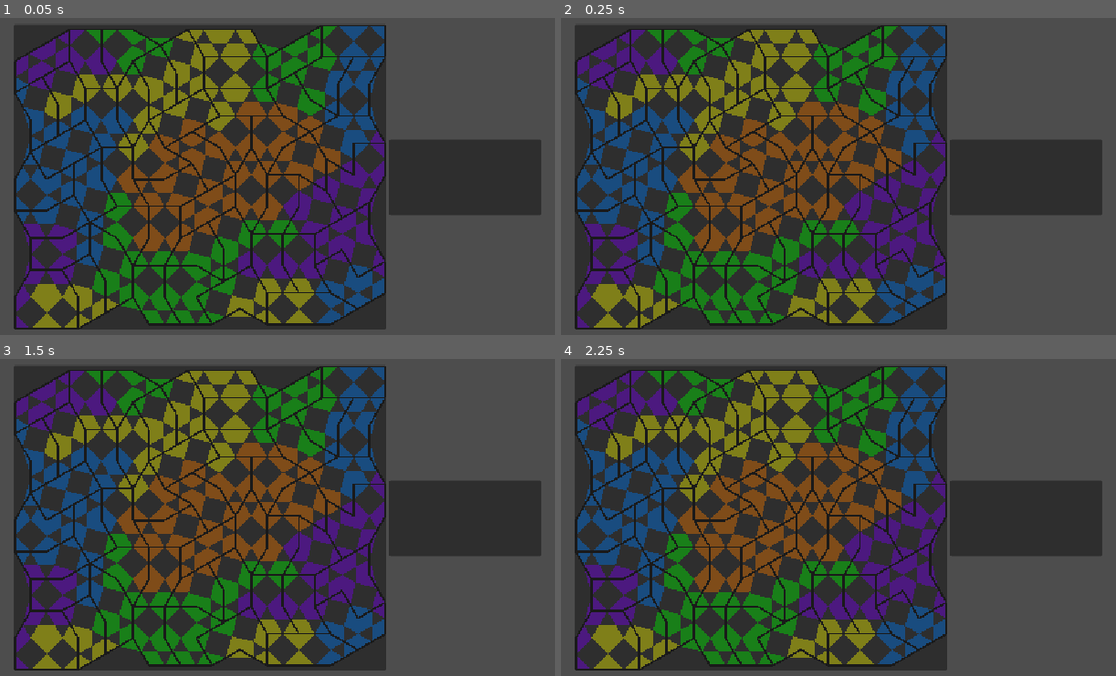
Above: before the commit, frames 1-4 (two rows, left to right).
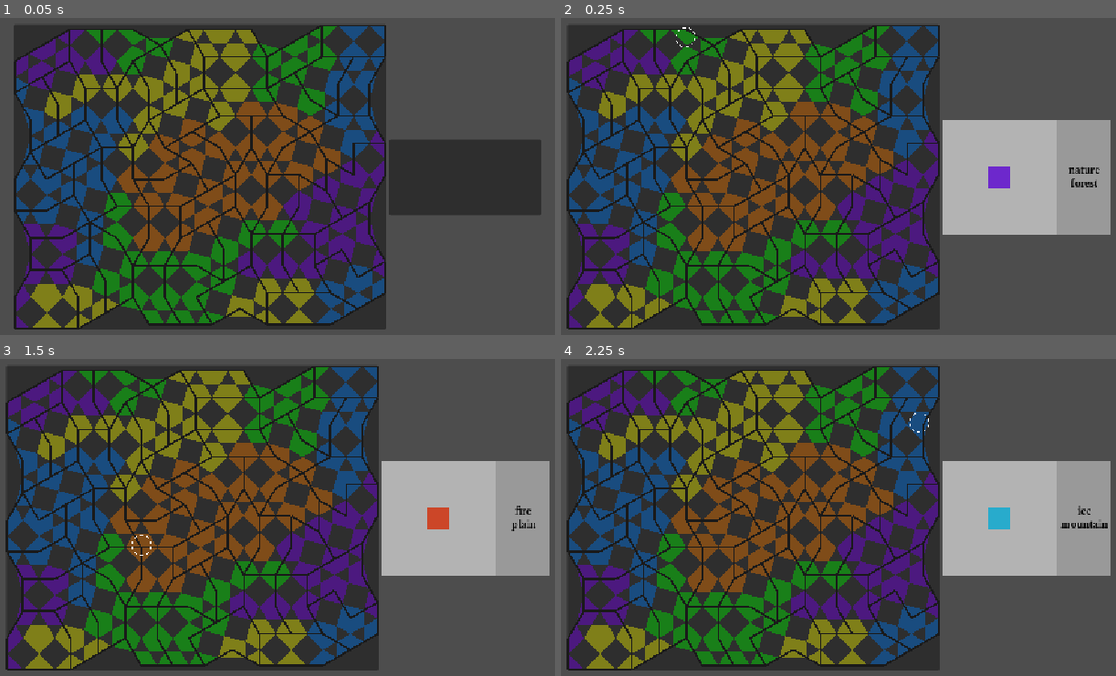
Above: after the commit, the same moments.

Repository: Pe3Hu/waru
Game: Godot game, scene res://entities/world/world.tscn
Same seed, same stepped clock (60 frames per second), same inputs: the game is played once before the commit and once after it.
Inputs (mouse positions are in pixels of both pictures, inside the frame that each line leads up to):
- Up to frame 1 (0.05 s): no input
- Up to frame 2 (0.25 s): no input
- Up to frame 3 (1.5 s): tap Enter at 0.5 s; move the mouse to (438, 498) at 0.52 s; press the mouse at (438, 498) at 0.53 s; tap Space at 1.25 s; move the mouse to (133, 539) at 1.27 s; release the mouse at (133, 539) at 1.28 s; click (133, 539) at 1.35 s
- Up to frame 4 (2.25 s): tap Enter at 2 s; move the mouse to (910, 428) at 2.02 s; press the mouse at (910, 428) at 2.03 s

Frame 1 is identical in both runs. In frame 2, 39% of the frame differs, in the area x 0-100%, y 2-99%; in frame 3, 39%; in frame 4, 39%.

Commit message:
version 0.1.5
1. Ring, Habitat entities added.

Diff:
--- /dev/null
+++ b/entities/expedition/info/habitat/habitat.gd
@@ -0,0 +1,18 @@
+class_name Habitat
+extends Area2D
+
+
+@export var ring: RingResource
+
+var resource: HabitatResource:
+	set(value_):
+		resource = value_
+
+		init_vertexs()
+
+
+func init_vertexs() -> void:
+	%Kind.color = Color.from_hsv(randf(), 0.8, 0.8)
+	%Kind.polygon = resource.vertexs
+	%CollisionPolygon2D.polygon = resource.vertexs
+	pass
--- /dev/null
+++ b/entities/expedition/info/habitat/habitat.tscn
@@ -0,0 +1,15 @@
+[gd_scene load_steps=2 format=3 uid="uid://rycy3425kag1"]
+
+[ext_resource type="Script" uid="uid://bjgddr75q56gd" path="res://entities/expedition/info/habitat/habitat.gd" id="1_fohfe"]
+
+[node name="Habitat" type="Area2D"]
+script = ExtResource("1_fohfe")
+
+[node name="CollisionPolygon2D" type="CollisionPolygon2D" parent="."]
+unique_name_in_owner = true
+
+[node name="Kind" type="Polygon2D" parent="."]
+unique_name_in_owner = true
+color = Color(1, 1, 1, 0.462745)
+
+[connection signal="input_event" from="." to="." method="_on_input_event"]
--- /dev/null
+++ b/entities/expedition/info/ring/ring.gd
@@ -0,0 +1,23 @@
+class_name Ring
+extends Node2D
+
+
+@onready var habitat_scene = preload("res://entities/expedition/info/habitat/habitat.tscn")
+
+@export var resource: RingResource:
+	set(value_):
+		resource = value_
+
+		update_habitats()
+
+
+func update_habitats() -> void:
+	while get_child_count() > 0:
+		var habitat = get_child(0)
+		remove_child(habitat)
+		habitat.queue_free()
+
+	for habitat_resource in resource.habitats:
+		var habitat = habitat_scene.instantiate()
+		habitat.resource = habitat_resource
+		add_child(habitat)
--- /dev/null
+++ b/entities/expedition/info/ring/ring.tscn
@@ -0,0 +1,6 @@
+[gd_scene load_steps=2 format=3 uid="uid://b8rapekx4gu56"]
+
+[ext_resource type="Script" uid="uid://c5ki67qhcv2t7" path="res://entities/expedition/info/ring/ring.gd" id="1_fedq1"]
+
+[node name="Ring" type="Node2D"]
+script = ExtResource("1_fedq1")
--- a/entities/expedition/info/source/source_info.gd
+++ b/entities/expedition/info/source/source_info.gd
@@ -5,13 +5,11 @@
 @export var expedition: Expedition
 
 @onready var lair_scene = preload("res://entities/expedition/info/lair/lair.tscn")
-@onready var lairs = %Lairs
 @onready var rings = %Rings
+@onready var ring_panel = %RingPanel
 #@onready var ring_0 = %Ring0
 #@onready var ring_1 = %Ring1
 #@onready var ring_2 = %Ring2
-
-var lair_l: float = 120
 
 var source: Source:
 	set(value_):
@@ -20,55 +18,65 @@
 
 		%Terrain.text = source.resource.biome.terrain
 		%Element.text = source.resource.element
-		update_lairs()
+		#update_lairs()
+		update_habitats()
 		#update_rings()
 
 
+
 func _ready() -> void:
-	lairs.position = rings.custom_minimum_size * 0.5
+	ring_panel.custom_minimum_size = Vector2.ONE * expedition.lattice.resource.ring_l
+	rings.position = ring_panel.custom_minimum_size * 0.5
+	pass
 
-func update_rings() -> void:
-	for _i in source.resource.ring_lairs:
-		var ring = get_node("%Ring" + str(_i))
-		var colors = []
-		var shares = []
+#func update_rings() -> void:
+	#for _i in source.resource.ring_lairs:
+		#var ring = get_node("%Ring" + str(_i))
+		#var colors = []
+		#var shares = []
+		#
+		#for lair in source.resource.ring_lairs[_i]:
+			#colors.append(Global.dict.color.element[lair.breed.element])
+			#shares.append(lair.acreage / lair.source.ring_acreages[_i])
+		#
+		#if shares.size() > 1:
+			#shares.pop_back()
+		#else:
+			#shares[0] += 0.1
+		#
+		#pass
+		#ring.material.set_shader_parameter('num_colors',source.resource.ring_lairs[_i].size())
+		#ring.material.set_shader_parameter('colors',colors)
+		#ring.material.set_shader_parameter('shares',shares)
 
-		for lair in source.resource.ring_lairs[_i]:
-			colors.append(Global.dict.color.element[lair.breed.element])
-			shares.append(lair.acreage / lair.source.ring_acreages[_i])
+#func update_lairs_old() -> void:
+	#var index = 0
+	#
+	#while lairs.get_child_count() > 0:#source.resource.lairs.size():
+		#var lair = lairs.get_child(0)
+		#lairs.remove_child(lair)
+		#lair.queue_free()
+	#
+	#for _i in source.resource.ring_lairs:
+		#for lair_resource in source.resource.ring_lairs[_i]:
+			#var lair
+			#
+			#if lairs.get_child_count() > index:
+				#lair = lairs.get_child(index)
+			#else:
+				#lair = lair_scene.instantiate()
+				#lair.source_info = self
+				#lair.resource = lair_resource
+				#lairs.add_child(lair)
+			#
+			##lair.resou
+			#index += 1
+	#
+	##var a = lairs.get_child_count()
+	#pass
+	#
 
-		if shares.size() > 1:
-			shares.pop_back()
-		else:
-			shares[0] += 0.1
-
-		pass
-		ring.material.set_shader_parameter('num_colors',source.resource.ring_lairs[_i].size())
-		ring.material.set_shader_parameter('colors',colors)
-		ring.material.set_shader_parameter('shares',shares)
-
-func update_lairs() -> void:
-	var index = 0
-
-	while lairs.get_child_count() > 0:#source.resource.lairs.size():
-		var lair = lairs.get_child(0)
-		lairs.remove_child(lair)
-		lair.queue_free()
-
-	for _i in source.resource.ring_lairs:
-		for lair_resource in source.resource.ring_lairs[_i]:
-			var lair
-
-			if lairs.get_child_count() > index:
-				lair = lairs.get_child(index)
-			else:
-				lair = lair_scene.instantiate()
-				lair.source_info = self
-				lair.resource = lair_resource
-				lairs.add_child(lair)
-
-			#lair.resou
-			index += 1
-
-	var a = lairs.get_child_count()
-	pass
+func update_habitats() -> void:
+	for _i in source.resource.rings.size():
+		var ring = %Rings.get_child(_i)
+		ring.resource = source.resource.rings[_i]
--- a/entities/expedition/info/source/source_info.tscn
+++ b/entities/expedition/info/source/source_info.tscn
@@ -1,39 +1,13 @@
-[gd_scene load_steps=11 format=3 uid="uid://bhswxq5kch06a"]
+[gd_scene load_steps=7 format=3 uid="uid://bhswxq5kch06a"]
 
 [ext_resource type="Script" uid="uid://cgo83k000022b" path="res://entities/expedition/info/source/source_info.gd" id="1_ro51e"]
-[ext_resource type="Shader" uid="uid://cxnk7wjo7x4cd" path="res://entities/expedition/info/shaders/ring.gdshader" id="2_20vte"]
+[ext_resource type="PackedScene" uid="uid://b8rapekx4gu56" path="res://entities/expedition/info/ring/ring.tscn" id="2_lsimq"]
 [ext_resource type="FontFile" uid="uid://dismhha17os75" path="res://assets/fonts/Diga-SemiBold.ttf" id="2_vpmxm"]
-[ext_resource type="Shader" uid="uid://bgb1qdndy1rsk" path="res://entities/expedition/info/shaders/border.gdshader" id="3_ag6nq"]
 
 [sub_resource type="StyleBoxFlat" id="StyleBoxFlat_vpmxm"]
 
-[sub_resource type="ShaderMaterial" id="ShaderMaterial_20vte"]
-shader = ExtResource("2_20vte")
-shader_parameter/num_colors = 3
-shader_parameter/colors = PackedColorArray(0.092800006, 0.32, 0.1193067, 1, 0.48, 0.48, 0.16800001, 1, 0.40084332, 0.1353, 0.41, 1)
-shader_parameter/shares = PackedFloat32Array(0.47, 0.295)
-shader_parameter/relative_size = 1.0
-shader_parameter/blur_strength = 0.0
-
-[sub_resource type="ShaderMaterial" id="ShaderMaterial_ag6nq"]
-shader = ExtResource("2_20vte")
-shader_parameter/num_colors = 2
-shader_parameter/colors = PackedColorArray(0.1935, 0.2565666, 0.43, 1, 0.47, 0.07958667, 0.051700007, 1)
-shader_parameter/shares = PackedFloat32Array(0.625, 0)
-shader_parameter/relative_size = 1.0
-shader_parameter/blur_strength = 0.0
-
-[sub_resource type="ShaderMaterial" id="ShaderMaterial_s4lk6"]
-shader = ExtResource("2_20vte")
-shader_parameter/num_colors = 1
-shader_parameter/colors = PackedColorArray(0.10037332, 0.092800006, 0.32, 1)
-shader_parameter/shares = PackedFloat32Array(1.01)
-shader_parameter/relative_size = 1.0
-shader_parameter/blur_strength = 0.00999999977648
-
-[sub_resource type="ShaderMaterial" id="ShaderMaterial_qrbbj"]
-shader = ExtResource("3_ag6nq")
-shader_parameter/density = 7.5
+[sub_resource type="StyleBoxFlat" id="StyleBoxFlat_lsimq"]
+bg_color = Color(0.70380783, 0.70380783, 0.70380783, 1)
 
 [sub_resource type="LabelSettings" id="LabelSettings_20vte"]
 font = ExtResource("2_vpmxm")
@@ -60,48 +34,25 @@
 layout_mode = 2
 alignment = 1
 
-[node name="Rings" type="PanelContainer" parent="HBox"]
+[node name="RingPanel" type="PanelContainer" parent="HBox"]
 unique_name_in_owner = true
-custom_minimum_size = Vector2(120, 120)
 layout_mode = 2
+theme_override_styles/panel = SubResource("StyleBoxFlat_lsimq")
 
-[node name="Lairs" type="Node2D" parent="HBox/Rings"]
+[node name="Rings" type="Node2D" parent="HBox/RingPanel"]
 unique_name_in_owner = true
 
-[node name="Ring2" type="ColorRect" parent="HBox/Rings"]
+[node name="Ring0" parent="HBox/RingPanel/Rings" instance=ExtResource("2_lsimq")]
 unique_name_in_owner = true
-visible = false
-material = SubResource("ShaderMaterial_20vte")
-custom_minimum_size = Vector2(120, 120)
-layout_mode = 2
-size_flags_horizontal = 4
-size_flags_vertical = 4
 
-[node name="Ring1" type="ColorRect" parent="HBox/Rings"]
+[node name="Ring1" parent="HBox/RingPanel/Rings" instance=ExtResource("2_lsimq")]
 unique_name_in_owner = true
-visible = false
-material = SubResource("ShaderMaterial_ag6nq")
-custom_minimum_size = Vector2(80, 80)
-layout_mode = 2
-size_flags_horizontal = 4
-size_flags_vertical = 4
 
-[node name="Ring0" type="ColorRect" parent="HBox/Rings"]
+[node name="Ring2" parent="HBox/RingPanel/Rings" instance=ExtResource("2_lsimq")]
 unique_name_in_owner = true
-visible = false
-material = SubResource("ShaderMaterial_s4lk6")
-custom_minimum_size = Vector2(40, 40)
-layout_mode = 2
-size_flags_horizontal = 4
-size_flags_vertical = 4
-
-[node name="Borders" type="ColorRect" parent="HBox/Rings"]
-visible = false
-material = SubResource("ShaderMaterial_qrbbj")
-layout_mode = 2
-color = Color(0, 0, 0, 0)
 
 [node name="VBox" type="VBoxContainer" parent="HBox"]
+custom_minimum_size = Vector2(80, 0)
 layout_mode = 2
 alignment = 1
 
@@ -109,8 +60,12 @@
 unique_name_in_owner = true
 layout_mode = 2
 label_settings = SubResource("LabelSettings_20vte")
+horizontal_alignment = 1
+vertical_alignment = 1
 
 [node name="Terrain" type="Label" parent="HBox/VBox"]
 unique_name_in_owner = true
 layout_mode = 2
 label_settings = SubResource("LabelSettings_20vte")
+horizontal_alignment = 1
+vertical_alignment = 1
--- a/entities/lattice/lattice.gd
+++ b/entities/lattice/lattice.gd
@@ -23,22 +23,22 @@
 var cradle_resource: CradleResource
 var resource: LatticeResource
 
-var clusters: Dictionary
-var anchor_borders: Dictionary
+#var clusters: Dictionary
+#var anchor_borders: Dictionary
+#
+#var dimensions: Vector2i
+#var center_position: Vector2
+#
+#var anchor_r: float = 6
+#var grid_step: float = 50
+#var lair_acreage: float = 100
+#var n_dimension: int = 7
 
-var dimensions: Vector2i
-var center_position: Vector2
-
-var anchor_r: float = 6
-var grid_step: float = 50
-var lair_acreage: float = 100
-var n_dimension: int = 7
-
-var terrain_noise: FastNoiseLite = FastNoiseLite.new()
+#var terrain_noise: FastNoiseLite = FastNoiseLite.new()
 
 
 func _ready() -> void:
-	dimensions = Vector2i.ONE * n_dimension
+	#dimensions = Vector2i.ONE * n_dimension
 	#cradle_resource = CradleResource.new()
 	resource = LatticeResource.new()
 
@@ -50,7 +50,7 @@
 	init_sources()
 
 	await get_tree().create_timer(0.05).timeout
-	#select_source(sources.get_child(0))
+	select_source(sources.get_child(0))
 
 func init_anchors() -> void:
 	for anchor_resource in resource.anchors:
@@ -58,8 +58,8 @@
 		anchor.resource = anchor_resource
 		anchors.add_child(anchor)
 
-	var no_corner = resource.clusters[0][dimensions.x - 1][4].position
-	var sw_corner = resource.clusters[dimensions.y - 1][0][1].position
+	var no_corner = resource.clusters[0][resource.dimensions.x - 1][4].position
+	var sw_corner = resource.clusters[resource.dimensions.y - 1][0][1].position
 	var center = (no_corner + sw_corner) / 2
 	var x = abs(no_corner.x - sw_corner.x) + resource.border_width
 	var y = abs(no_corner.y - sw_corner.y) + resource.border_width
--- a/script/Global.gd
+++ b/script/Global.gd
@@ -31,11 +31,12 @@
 		["observation", "agility"],
 		["strength", "observation"],
 	]
+	arr.windrose = ["NE", "E", "SE", "S", "SW", "W", "NW", "N"]
 
 func init_dict() -> void:
 	init_direction()
+	init_windrose()
 	init_ring()
-	init_windrose()
 
 	init_biome()
 	init_lair()
@@ -80,15 +81,121 @@
 	dict.ring.size[14] = [1, 4, 9]
 	dict.ring.size[15] = [1, 5, 9]
 
+	dict.ring.windrose = {}
+	var shares = {}
+	shares["triangle"] = 1
+	shares["rectangle"] = 2
+
+	for _i in range(1, 3, 1):
+		dict.ring.windrose[_i] = {}
+		var total_percent = 0
+
+		for windrose in dict.windrose.part:
+			for part in dict.windrose.part[windrose]:
+				var l = 1
+				var shape = dict.part.shape[part]
+
+				if shape == "rectangle" and _i == 2:
+					l = 3
+
+				for _j in l:
+					var part_name = part + str(_j)
+					total_percent += shares[shape]
+					dict.ring.windrose[_i][part_name] = shares[shape]
+
+		for _j in dict.ring.windrose[_i]:
+			dict.ring.windrose[_i][_j] = float(dict.ring.windrose[_i][_j]) / total_percent
+
+	#var a = dict.ring.windrose
+	pass
+	#var total_percent = 12
+	#dict.ring.windrose = {}
+	#dict.ring.windrose[1] = {}
+	#dict.ring.windrose[1]["NE"] = [1, 1]
+	#dict.ring.windrose[1]["E"] = [2]
+	#dict.ring.windrose[1]["SE"] = [1, 1]
+	#dict.ring.windrose[1]["S"] = [2]
+	#dict.ring.windrose[1]["SW"] = [1, 1]
+	#dict.ring.windrose[1]["W"] = [2]
+	#dict.ring.windrose[1]["NW"] = [1, 1]
+	#dict.ring.windrose[1]["N"] = [2]
+	#
+	#for windrose in dict.ring.windrose[1]:
+		#for _i in dict.ring.windrose[1][windrose].size():
+			#dict.ring.windrose[1][windrose][_i] = float(dict.ring.windrose[1][windrose][_i]) / total_percent
+	#
+	#total_percent = 20
+	#dict.ring.windrose = {}
+	#dict.ring.windrose[2] = {}
+	#dict.ring.windrose[2]["NE"] = [1, 1]
+	#dict.ring.windrose[2]["E"] = [2, 2, 2]
+	#dict.ring.windrose[2]["SE"] = [1, 1]
+	#dict.ring.windrose[2]["S"] = [2, 2, 2]
+	#dict.ring.windrose[2]["SW"] = [1, 1]
+	#dict.ring.windrose[2]["W"] = [2, 2, 2]
+	#dict.ring.windrose[2]["NW"] = [1, 1]
+	#dict.ring.windrose[2]["N"] = [2, 2, 2]
+	#
+	#for windrose in dict.ring.windrose[2]:
+		#for _i in dict.ring.windrose[2][windrose].size():
+			#dict.ring.windrose[2][windrose][_i] = float(dict.ring.windrose[2][windrose][_i]) / total_percent
 
 func init_windrose() -> void:
 	dict.windrose = {}
-	dict.windrose.triangle = {}
-	dict.windrose.triangle["NE"] = ["NNE", "ENE"]
-	dict.windrose.triangle["SE"] = ["ESE", "SSE"]
-	dict.windrose.triangle["SW"] = ["SSW", "WSW"]
-	dict.windrose.triangle["NW"] = ["WNW", "NNW"]
-	#dict.windrose.triangle = ["NNE", "ENE", "ESE", "SSE", "SSW", "WSW", "WNW", "NNW"]
+	dict.windrose.part = {}
+	dict.windrose.part["NE"] = ["NNE", "ENE"]
+	dict.windrose.part["E"] = ["E"]
+	dict.windrose.part["SE"] = ["ESE", "SSE"]
+	dict.windrose.part["S"] = ["S"]
+	dict.windrose.part["SW"] = ["SSW", "WSW"]
+	dict.windrose.part["W"] = ["W"]
+	dict.windrose.part["NW"] = ["WNW", "NNW"]
+	dict.windrose.part["N"] = ["N"]
+	#dict.windrose.part = ["NNE", "ENE", "ESE", "SSE", "SSW", "WSW", "WNW", "NNW"]
+
+	dict.part = {}
+	#dict.part.windrose = {}
+	#dict.part.windrose["NNE"] = "NE"
+	#dict.part.windrose["ENE"] = "NE"
+	#dict.part.windrose["E"] = "E"
+	#dict.part.windrose["ESE"] = "SE"
+	#dict.part.windrose["SSE"] = "SE"
+	#dict.part.windrose["S"] = "S"
+	#dict.part.windrose["SSW"] = "SW"
+	#dict.part.windrose["WSW"] = "SW"
+	#dict.part.windrose["W"] = "W"
+	#dict.part.windrose["WNW"] = "NW"
+	#dict.part.windrose["NNW"] = "NW"
+	#dict.part.windrose["N"] = "N"
+
+	dict.part.shape = {}
+	dict.part.shape["ESWN"] = "square"
+	dict.part.shape["NNE"] = "triangle"
+	dict.part.shape["ENE"] = "triangle"
+	dict.part.shape["E"] = "rectangle"
+	dict.part.shape["ESE"] = "triangle"
+	dict.part.shape["SSE"] = "triangle"
+	dict.part.shape["S"] = "rectangle"
+	dict.part.shape["SSW"] = "triangle"
+	dict.part.shape["WSW"] = "triangle"
+	dict.part.shape["W"] = "rectangle"
+	dict.part.shape["WNW"] = "triangle"
+	dict.part.shape["NNW"] = "triangle"
+	dict.part.shape["N"] = "rectangle"
+
+	dict.part.direction = {}
+	dict.part.direction["NNE"] = Vector2i(1, 0)
+	dict.part.direction["ENE"] = Vector2i(0, 1)
+	dict.part.direction["E"] = Vector2i(0, 1)
+	dict.part.direction["ESE"] = Vector2i(0, 1)
+	dict.part.direction["SSE"] = Vector2i(-1, 0)
+	dict.part.direction["S"] = Vector2i(-1, 0)
+	dict.part.direction["SSW"] = Vector2i(-1, 0)
+	dict.part.direction["WSW"] = Vector2i(0, -1)
+	dict.part.direction["W"] = Vector2i(0, -1)
+	dict.part.direction["WNW"] = Vector2i(0, -1)
+	dict.part.direction["NNW"] = Vector2i(1, 0)
+	dict.part.direction["N"] = Vector2i(1, 0)
 
 func init_biome() -> void:
 	dict.biome = {}
--- a/script/resource/cradle/cradle.gd
+++ b/script/resource/cradle/cradle.gd
@@ -17,7 +17,6 @@
 func _init() -> void:
 	init_ascensions()
 	init_avatars()
-
 
 func init_ascensions() -> void:
 	init_defect_values()
--- a/script/resource/lattice/anchor.gd
+++ b/script/resource/lattice/anchor.gd
@@ -14,6 +14,8 @@
 
 var flag_side: bool = false
 
+var index: int
+
 
 func update_side_flag() -> void:
 	flag_side = false
--- a/script/resource/lattice/biome/habitat.gd
+++ b/script/resource/lattice/biome/habitat.gd
@@ -2,11 +2,70 @@
 extends Resource
 
 
-var rectangles: Dictionary
-var triangles: Dictionary
+var ring: RingResource:
+	set(value_):
+		ring = value_
+
+		ring.habitats.append(self)
+		init_vertexs()
+
+var squares: Array[String]
+var rectangles: Array[String]
+var triangles: Array[String]
+var milestones: Dictionary
 
 var percent: float
 
+var vertexs: Array[Vector2]
+var far_vertexs: Array[Vector2]
+var close_vertexs: Array[Vector2]
 
-func calc_shapes() -> void:
+
+func add_shape(part_: String, milestones_: Array) -> void:
+	var part_name = part_.erase(part_.length() - 1, 1)
+	var shape = Global.dict.part.shape[part_name]
+	var shapes = get(shape + "s")
+	shapes.append(part_)
+	milestones[part_] = milestones_
+
+func init_vertexs() -> void:
+	var l = ring.source.biome.lattice.habitat_l / 2
+
+	if !squares.is_empty():
+		for direction in Global.dict.direction.diagonal:
+			var vertex = Vector2(direction) * l
+			vertexs.append(vertex)
+
+		return
+
+	for part in milestones:
+		add_shape_vertexs(part)
+
 	pass
+
+func add_shape_vertexs(part_: String) -> void:
+	var l = ring.source.biome.lattice.habitat_l
+	var part_name = part_.erase(part_.length() - 1, 1)
+	var shape = Global.dict.part.shape[part_name]
+
+	match shape:
+		"triangle":
+			var close_vertex = Global.dict.direction.diagonal[0] * l * ring.order / 2
+			var far_vertex = close_vertex + Global.dict.direction.linear2[0] * l
+			close_vertexs.append(close_vertex)
+			far_vertexs.append(far_vertex)
+			var cathetus_length = get_cathetus_length(part_)
+			far_vertex += Global.dict.part.direction[part_name] * l * cathetus_length
+			#far_vertex = Global.dict.direction.diagonal[0] * l * ( 1 + ring.order * 2)
+			far_vertexs.append(far_vertex)
+
+	vertexs.append_array(close_vertexs)
+
+	for _i in range(far_vertexs.size() - 1, -1, -1):
+		var vertex = far_vertexs[_i]
+		vertexs.append(vertex)
+
+func get_cathetus_length(part_: String) -> float:
+	var cathetus_scale = milestones[part_][1] - milestones[part_][0]
+	var l = 2 * cathetus_scale / sqrt(2)
+	return l
--- a/script/resource/lattice/biome/ring.gd
+++ b/script/resource/lattice/biome/ring.gd
@@ -1,6 +1,13 @@
 class_name RingResource
 extends Resource
 
+
+var source: SourceResource:
+	set(value_):
+		source = value_
+
+		source.rings[order] = self
+		init_habitats()
 
 var habitats: Array[HabitatResource]
 var lairs: Array[LairResource]
@@ -13,9 +20,93 @@
 
 func init_habitats() -> void:
 	if order == 0:
-		shapes.append("NESW")
-	#else:
-		#for _i in
+		var part = "ESWN0"
+		var milestones = [0, 1]
+		var habitat = HabitatResource.new()
+		habitat.add_shape(part, milestones)
+		habitat.ring = self
+		return
 
-func calc_shapes() -> void:
-	pass
+	if order == 2:
+		return
+
+	var total_acreage_shares = 0
+	var acreage_shares = [2]
+	var acreage_shares_filler = 32
+
+	for acreage_share in acreage_shares:
+		acreage_shares_filler -= acreage_share
+
+	acreage_shares.append(acreage_shares_filler)
+
+	var percents = []
+	var percent_begin = 0
+
+	for acreage_share in acreage_shares:
+		total_acreage_shares +=  acreage_share
+
+	for acreage_share in acreage_shares:
+		var percent_end =  float(acreage_share) / total_acreage_shares + percent_begin
+		percents.append([percent_begin, percent_end])
+		percent_begin = percent_end
+
+	var rind_order = 1
+	#var last_angle = 0
+	var parts = Global.dict.ring.windrose[rind_order].keys()
+	var current_part = parts.front()
+	var last_percent = 0
+	var first_part = null
+	var last_part = null
+	var share_datas = []
+
+	for _i in percents.size():
+		var data = {}
+		data.first_percent = 0
+		data.last_percent = 0
+		first_part = last_part
+		var full_parts = []
+
+		if _i < percents.size() - 1:
+			#var angle_begin = PI * 2 * percents[_i][0]
+			#var angle_end = PI * 2 * percents[_i][1]
+			var percent_remainder = percents[_i][1] - percents[_i][0]
+
+			while percent_remainder > 0:
+				var part_percent = Global.dict.ring.windrose[rind_order][current_part]
+
+				if first_part != null:
+					data.first_percent = (part_percent - last_percent) / part_percent
+					part_percent = last_percent
+
+				if percent_remainder >= part_percent:
+					percent_remainder -= part_percent
+
+					if first_part != current_part:
+						full_parts.append(current_part)
+
+					var next_index = parts.find(current_part) + 1
+					current_part = parts[next_index]
+				else:
+					data.last_percent = (part_percent - percent_remainder) / part_percent
+					last_percent = part_percent - percent_remainder
+					percent_remainder = 0
+					last_part = current_part
+
+				#print([_i, current_part, percent_remainder, last_percent])
+
+			data.first_part = first_part
+			data.full_parts = full_parts
+			data.last_part = last_part
+			share_datas.append(data)
+			#print([_i, current_part, percents[_i][1] - percents[_i][0], first_part, full_parts, last_part, last_percent])
+
+	for data in share_datas:
+		var habitat = HabitatResource.new()
+
+		if data.last_part != null:
+			habitat.add_shape(data.last_part, [0, data.last_percent])
+
+		habitat.ring = self
+
+	if source.anchor.index == 0:
+		pass
--- a/script/resource/lattice/biome/source.gd
+++ b/script/resource/lattice/biome/source.gd
@@ -65,9 +65,10 @@
 
 	element = Global.get_random_key(options)
 	#%Element.color = Global.dict.color.element[element]
-	roll_lairs()
+	init_lairs()
+	init_rings()
 
-func roll_lairs() -> void:
+func init_lairs() -> void:
 	var free_acreage = float(acreage)
 	var min_acreage = anchor.lattice.avg_lair_acreage * 0.75
 
@@ -99,29 +100,39 @@
 		lair.split()
 
 	update_lairs_energy()
-	var ring_sizes = Global.dict.ring.size[lairs.size()]
-	var lair_concentrations = lairs.duplicate()
-	lair_concentrations.sort_custom(func (a, b): return a.concentration > b.concentration)
-
-	var index = 0
-
-	for _i in ring_sizes.size():
-		var ring = RingResource.new()
-		ring.order = _i
-		rings[_i] = ring
-
-		for _j in ring_sizes[_i]:
-			#print([_i, _j, index])
-			var lair = lair_concentrations[index]
-			ring.lairs.append(lair)
-			ring.acreage += lair.acreage
-			index += 1
-			lair.ring = _i
-
-		ring.init_habitats()
 
 func update_lairs_energy() -> void:
 	for lair in lairs:
 		#lair.acreage = free_acreage / lairs.size()
 		lair.energy = energy / lairs.size()
 		lair.concentration = lair.energy / lair.acreage * 100
+
+func init_rings() -> void:
+	var ring = RingResource.new()
+	ring.order = 0
+	ring.source = self
+
+	ring = RingResource.new()
+	ring.order = 1
+	ring.source = self
+
+	#var ring_sizes = Global.dict.ring.size[lairs.size()]
+	#var lair_concentrations = lairs.duplicate()
+	#lair_concentrations.sort_custom(func (a, b): return a.concentration > b.concentration)
+	#
+	#var index = 0
+	#
+	#for _i in ring_sizes.size():
+		#var ring = RingResource.new()
+		#ring.order = _i
+		#rings[_i] = ring
+		#
+		#for _j in ring_sizes[_i]:
+			##print([_i, _j, index])
+			#var lair = lair_concentrations[index]
+			#ring.lairs.append(lair)
+			#ring.acreage += lair.acreage
+			#index += 1
+			#lair.ring = _i
+		#
+		#ring.init_habitats()
--- a/script/resource/lattice/lattice.gd
+++ b/script/resource/lattice/lattice.gd
@@ -24,7 +24,10 @@
 var grid_step: float = 50
 var avg_lair_acreage: float = 100
 var lair_ring_factor: float = 0.5
-var habitat_l: float = 40
+
+var ring_l: float = 180
+var habitat_l: float
+var habitat_r: float
 
 var n_dimension: int = 7
 var border_width: int = 3
@@ -34,6 +37,8 @@
 
 
 func _init() -> void:
+	habitat_l = ring_l / 5
+	habitat_r = habitat_l * sqrt(2) / 2
 	dimensions = Vector2i.ONE * n_dimension
 
 	init_anchors()
@@ -47,6 +52,8 @@
 	init_sources()
 	init_biomes()
 	init_energy()
+
+	init_indexs()
 
 	init_lairs()
 
@@ -355,6 +362,11 @@
 
 	for capital_pair in capital_pairs:
 		add_road(capital_pair)
+
+func init_indexs() -> void:
+	for _i in anchors.size():
+		var anchor = anchors[_i]
+		anchor.index = _i
 
 func add_road(capitals_: Array) -> void:
 	var road = RoadResource.new()
Not shown, added: entities/expedition/info/habitat/habitat.gd.uid
Not shown, added: entities/expedition/info/ring/ring.gd.uid
